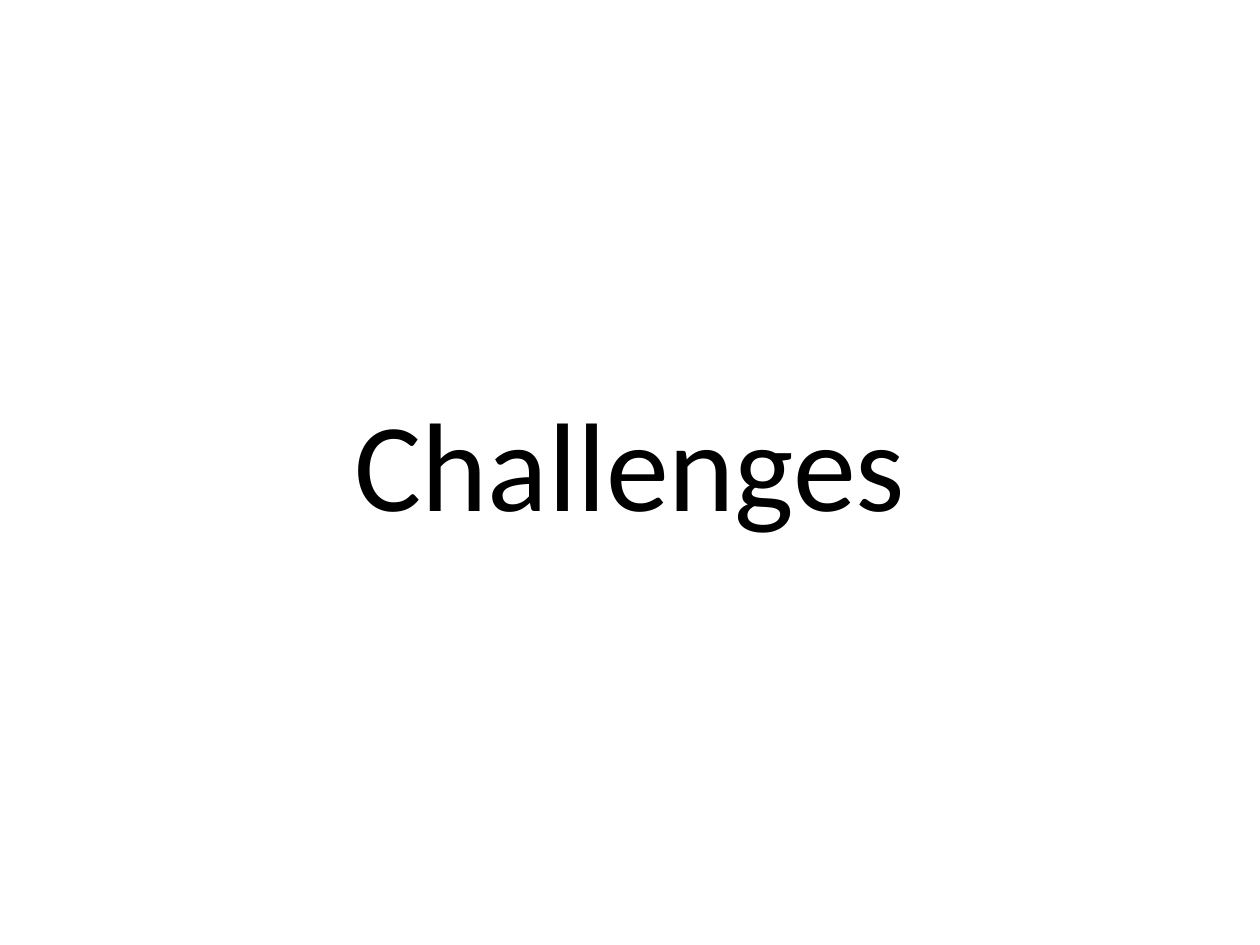
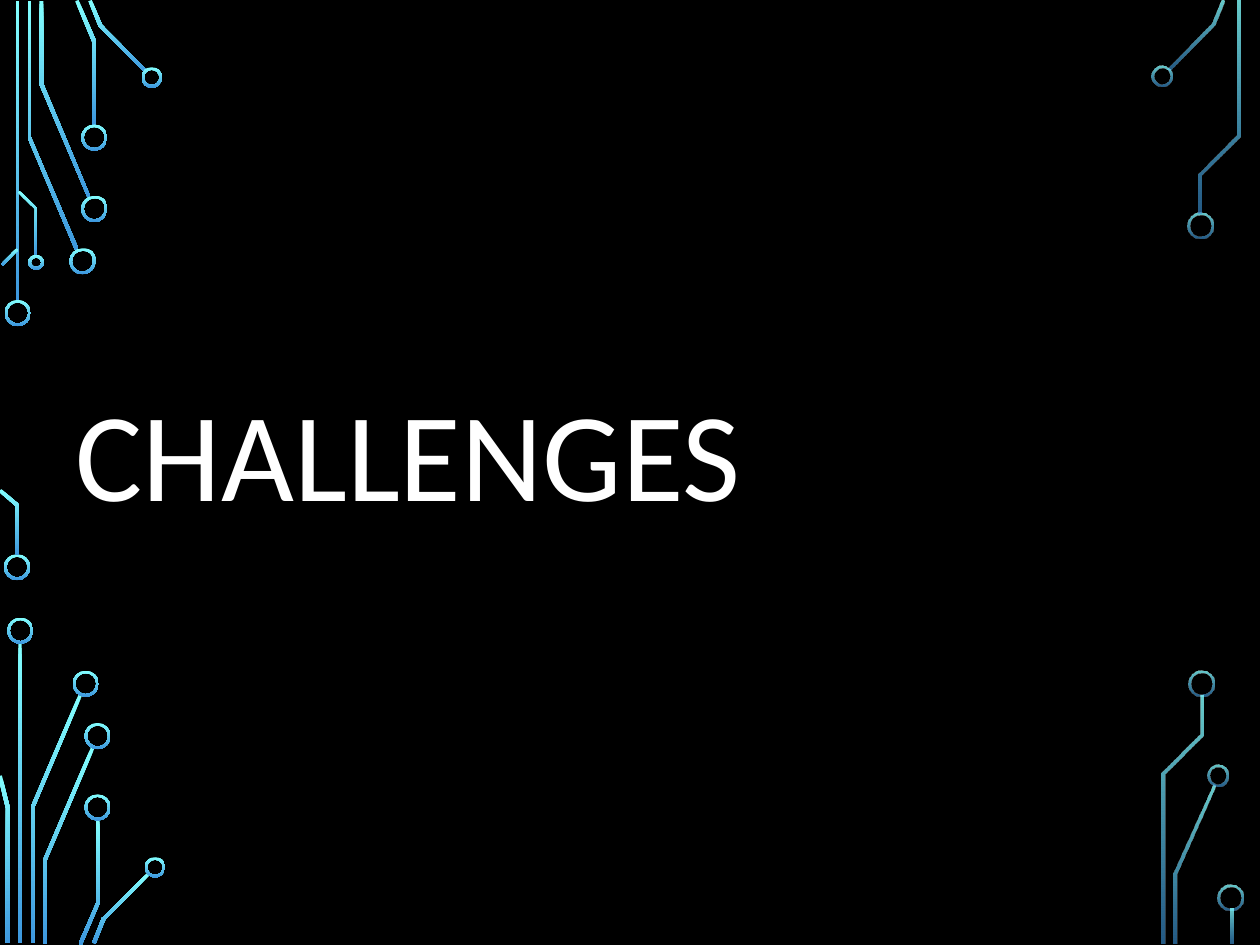
Before and after one commit to sperry94/ANST_Project, a slide deck: slide 11 of AOT2ProjectPresentation.pptx. Drawn at 1260x945 pixels with LibreOffice and Linux fonts; fonts in the diff are those of the drawing; background and template pictures are left out. Boxes give left, top, right and bottom in pixels: in the first picture for what was removed or moved away, otherwise in the second. Text is boxed around its words. In the diff, an @@ line names an element or a change of style, - is before the commit and + after.

Commit message:
Powerpoint edit
I just added a design to the powerpoint.

```diff
--- a/AOT2ProjectPresentation.pptx
+++ b/AOT2ProjectPresentation.pptx
@@ background #FFFFFF to picture (left out) @@
@@ title at (76, 419, 741, 502): text changed; text colour #000000 to #FFFFFF @@
-Challenges
+CHALLENGES
@@ group added at (0, 0, 1244, 945): 33 freeform shapes, 3 rectangles @@
```
Also in this commit, not shown: 10 other slides changed.
